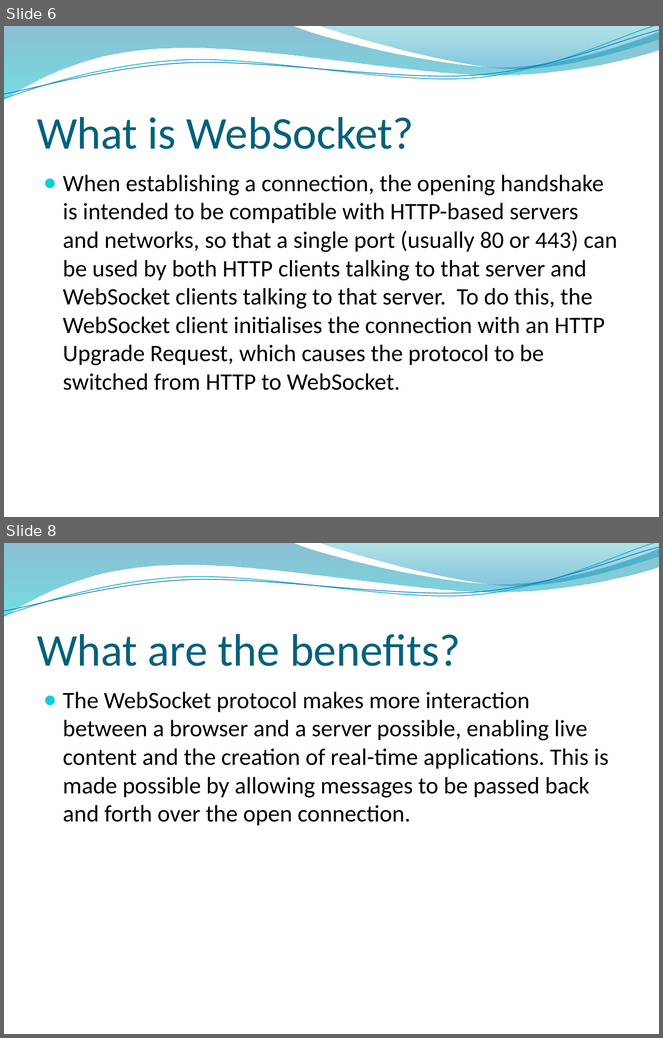
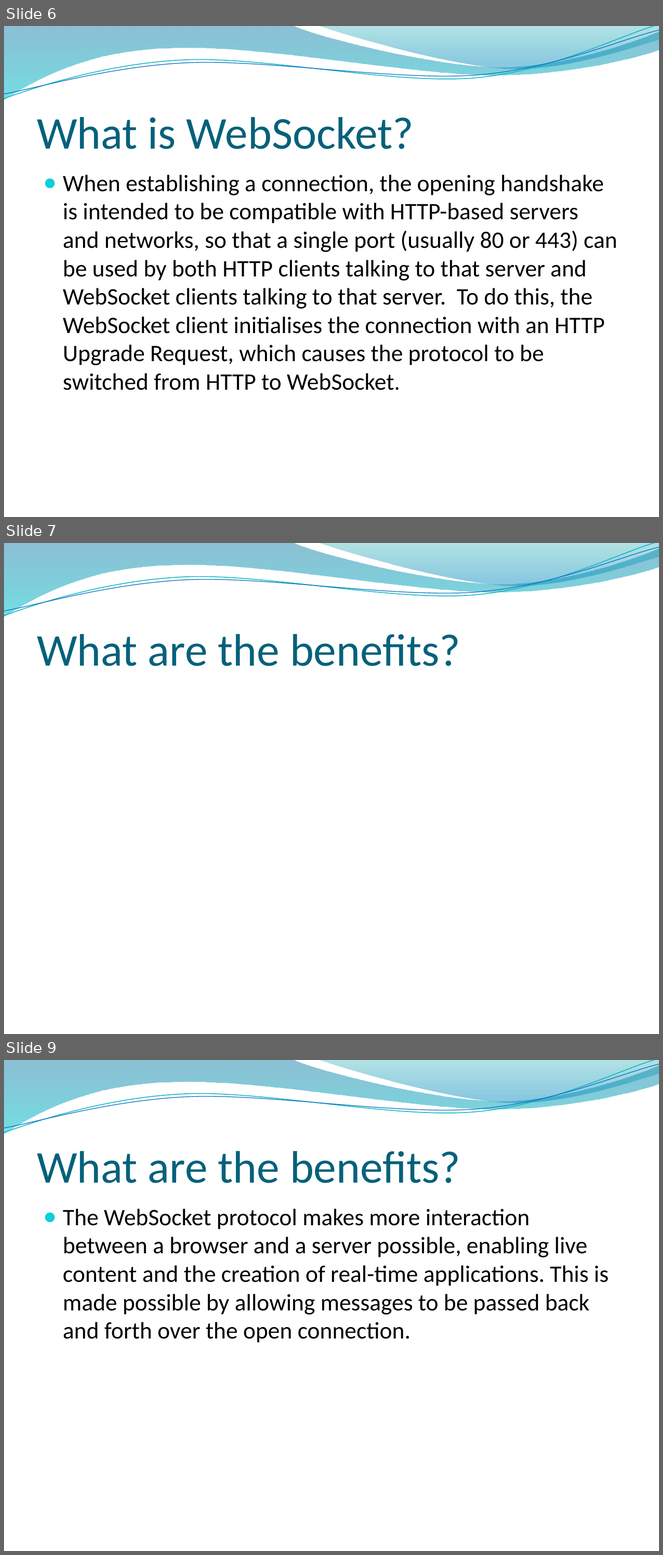
Before and after one commit to kyleema2016/Chatter, a slide deck: WebSocket.pptx. Shown one above the other, each under a label of ours: slides 6 and 8 before the commit, slides 6, 7 and 9 after it; the slides between them are not shown. The pictures are 663x1038 and 663x1555 pixels, drawn with LibreOffice and Linux fonts; fonts in the diff are those of the drawing; background and template pictures are left out. Boxes give left, top, right and bottom in pixels: in the first picture for what was removed or moved away, otherwise in the second. Text is boxed around its words. In the diff, an @@ line names an element or a change of style, - is before the commit and + after.

```diff
--- a/WebSocket.pptx
+++ b/WebSocket.pptx
@@ slide 7 added at (4, 543, 659, 1034), background picture (left out); not listed: 4 template elements that a slide beside it also shows @@
@@ title added at (37, 634, 461, 666), 50 pt, text #04617B @@
+What are the benefits?
@@ what was slide 8 is now slide 9 @@
```
Also in this commit, not shown: 5 slides changed, 4 other slides added, 10 other files.
